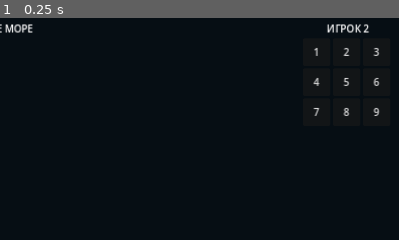
Above: before the commit, frame 1.
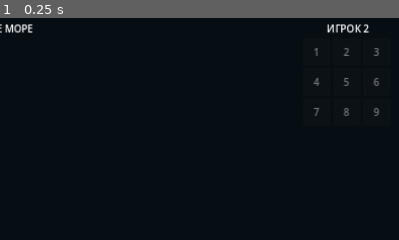
Above: after the commit, the same moment.

Repository: namelessdhamma/namelessdhamma.github.io
Game: Godot game, scene res://main.tscn
Two runs of this game, one before a commit and one after it. Both use one fixed random seed, a clock stepped at 60 frames per second and the inputs below.
Inputs:
- Up to frame 1 (0.25 s): no input
The pictures show only the part of the screen within x 50-100%, y 0-50%; the shares and areas given below are measured in that part.

The runs differ from the first frame. In frame 1, 0.3% of the frame differs, in the area x 78-95%, y 13-45%.

Commit message:
Blue Sea: gate reserves by active turn

Diff:
--- a/sinee-more-godot/scripts/main.gd
+++ b/sinee-more-godot/scripts/main.gd
@@ -221,7 +221,7 @@
 		for i in range(reserve.get_child_count()):
 			var piece := reserve.get_child(i) as Button
 			piece.text = "%d" % (i + 1) if reserve_available[player - 1][i] else "—"
-			piece.disabled = not reserve_available[player - 1][i]
+			piece.disabled = game_over or player != turn or not reserve_available[player - 1][i]
 
 func _update_status(event: String) -> void:
 	var status := get_node("SafeArea/Landscape/Center/Status") as Label
@@ -356,4 +356,7 @@
 	assert(blocked_player == 2 and turn == 1 and not game_over)
 	_reset_round()
 	assert(blocked_player == 0)
+	assert((_reserve_node(1).get_child(0) as Button).disabled == false)
+	assert((_reserve_node(2).get_child(0) as Button).disabled == true)
 	print("BLUE_SEA_BLOCKED_PLAYER_SMOKE_PASS blocked=P2 continuing=P1 reset=PASS")
+	print("BLUE_SEA_TURN_AWARE_RESERVES_SMOKE_PASS active=P1 inactive=P2")
